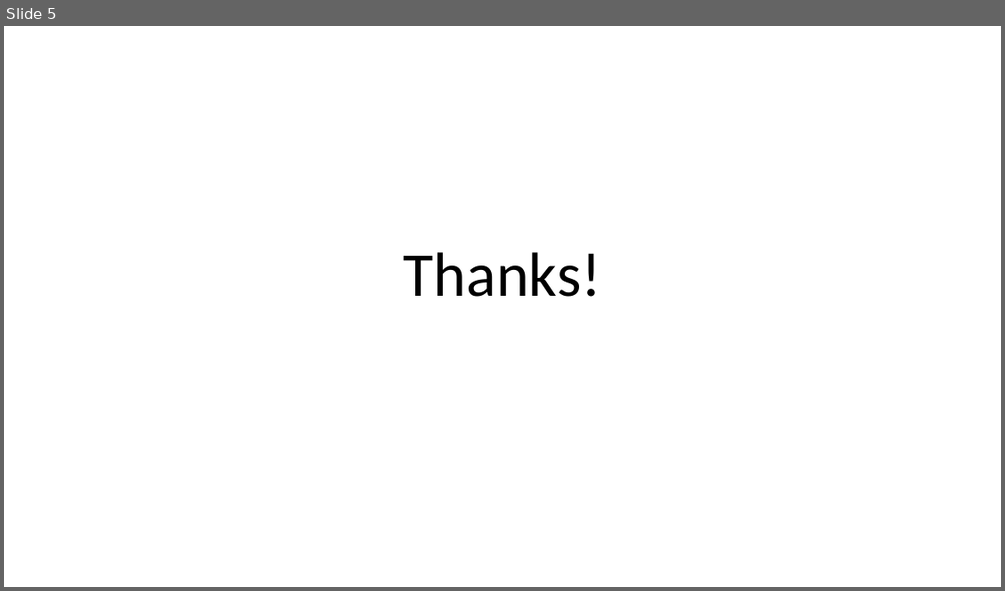
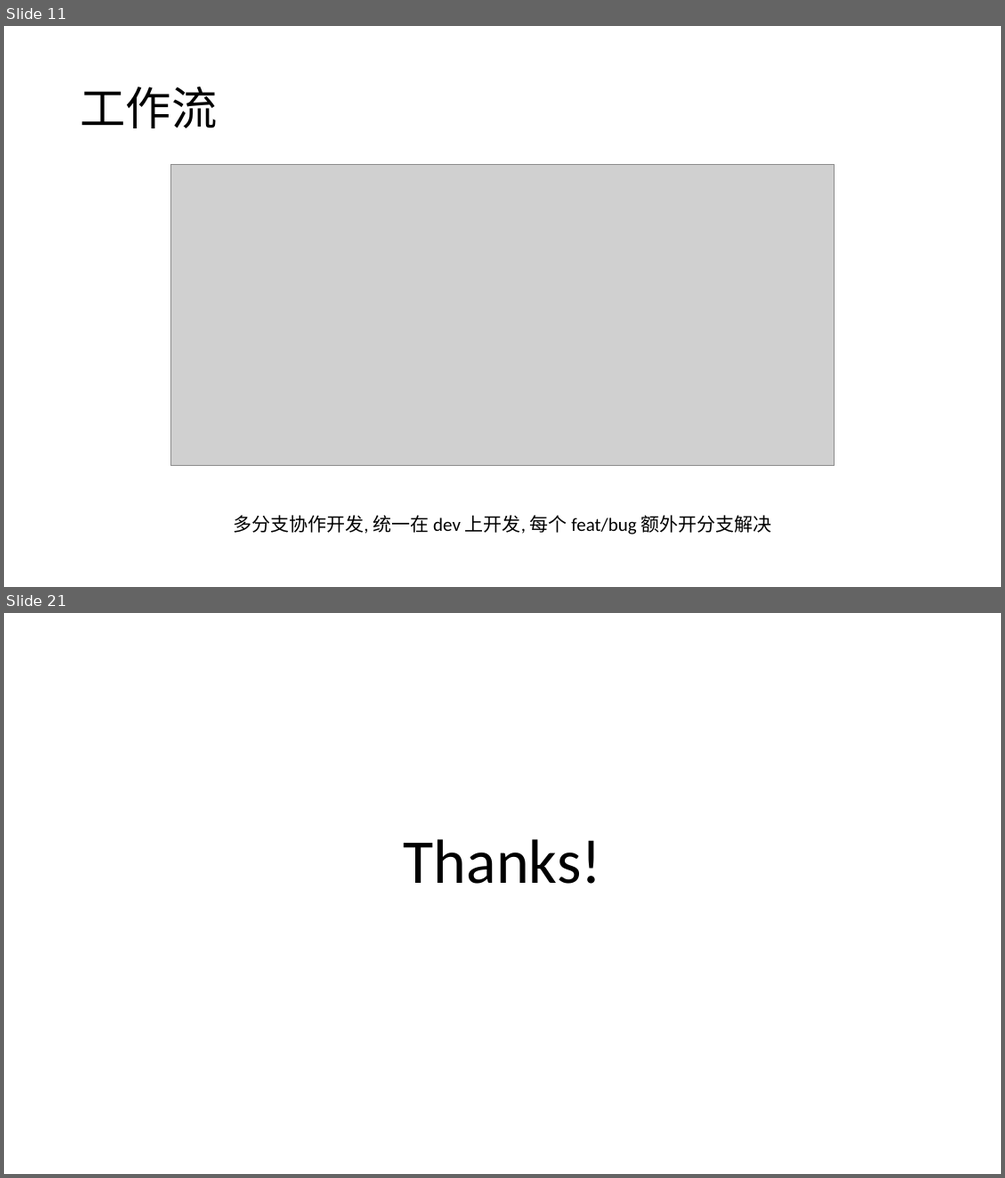
Before and after one commit to xiong35/netease-web, a slide deck: docs/项目介绍.pptx. Shown one above the other, each under a label of ours: slide 5 before the commit, slides 11 and 21 after it; the slides between them are not shown. The pictures are 1005x591 and 1005x1178 pixels, drawn with LibreOffice and Linux fonts; fonts in the diff are those of the drawing; grey boxes stand for pictures. Boxes give left, top, right and bottom in pixels: in the first picture for what was removed or moved away, otherwise in the second. Text is boxed around its words. In the diff, an @@ line names an element or a change of style, - is before the commit and + after.

```diff
--- a/docs/项目介绍.pptx
+++ b/docs/项目介绍.pptx
@@ slide 11 added at (4, 26, 1001, 587), background #FFFFFF @@
@@ title added at (80, 87, 217, 128), 44 pt, text #000000 @@
+工作流
@@ picture added at (170, 164, 834, 466) @@
@@ text added at (233, 515, 772, 534), 18 pt, text #000000 @@
+多分支协作开发, 统一在 dev 上开发, 每个 feat/bug 额外开分支解决
@@ what was slide 5 is now slide 21 @@
```
Also in this commit, not shown: 3 slides changed, 16 other slides added, 1 slide removed, 3 other files.
